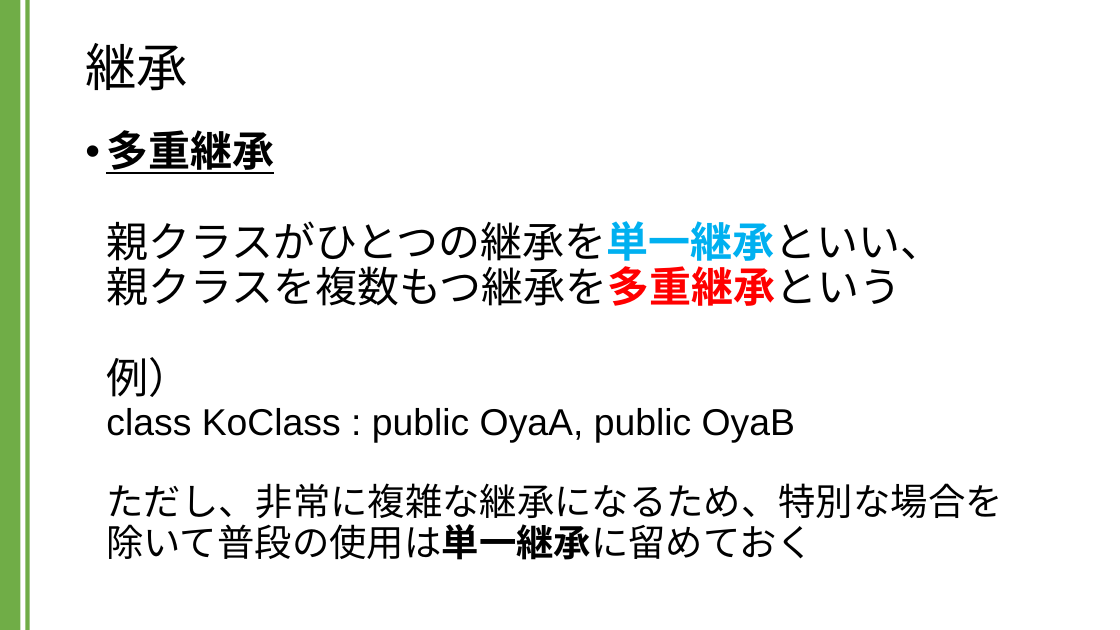
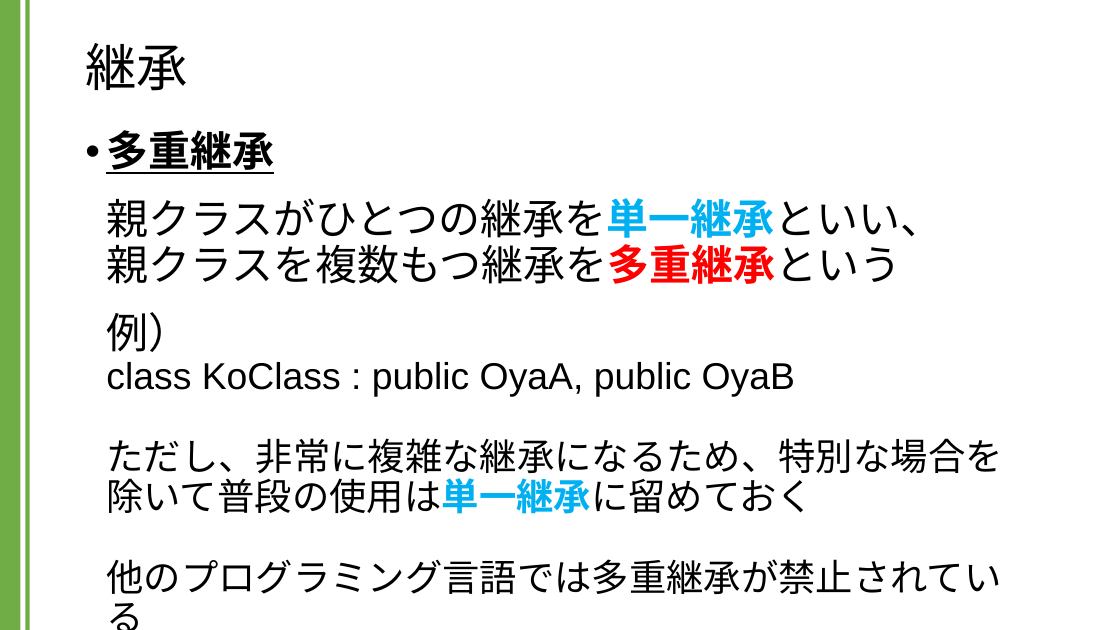
Before and after one commit to kic-murata/cpp2024, a slide deck: slide 24 of 授業資料/講義資料：継承とポリモーフィズム.pptx (slide 23 before the commit). Drawn at 1120x630 pixels with LibreOffice and Linux fonts; fonts in the diff are those of the drawing. Boxes give left, top, right and bottom in pixels: in the first picture for what was removed or moved away, otherwise in the second. Text is boxed around its words. In the diff, an @@ line names an element or a change of style, - is before the commit and + after.

```diff
--- a/授業資料/講義資料：継承とポリモーフィズム.pptx
+++ b/授業資料/講義資料：継承とポリモーフィズム.pptx
@@ text at (106, 130, 1002, 594): text changed @@
-• 多重継承
-  親クラスがひとつの継承を単一継承といい、
-  親クラスを複数もつ継承を多重継承という
-  例）
-  class KoClass : public OyaA, public OyaB
-  ただし、非常に複雑な継承になるため、特別な場合を除いて普段の使用は単一継承に留めておく
+• 多重継承
+  親クラスがひとつの継承を単一継承といい、
+  親クラスを複数もつ継承を多重継承という
+  例）
+  class KoClass : public OyaA, public OyaB
+  ただし、非常に複雑な継承になるため、特別な場合を除いて普段の使用は単一継承に留めておく
+  他のプログラミング言語では多重継承が禁止されている
```
Also in this commit, not shown: 3 other slides changed, 3 slides added.
